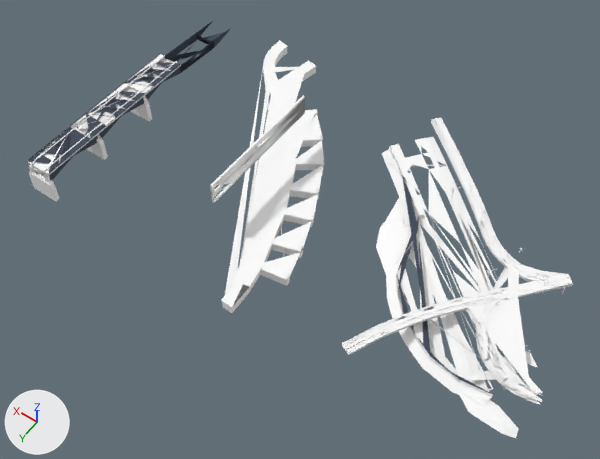
The glTF model models/street_island1_06.glb as it was, and as the next commit left it.
Before and after are seen from a 50 mm lens placed at (-704.0, -200.0, 490.0), pointed at (-476.0, -519.0, -11.0). Lighting does not change. The marker at lower left points along +X, +Y and +Z. The older version comes first.

Objects in the first picture: 'seg_1042', 'seg_1068', 'seg_1087', 'seg_1105', 'seg_1357', 'seg_1497', 'seg_1498', 'seg_1501', 'seg_1506', 'seg_1508', 'seg_537', 'seg_673', 'seg_686', 'seg_690' and 5 more.
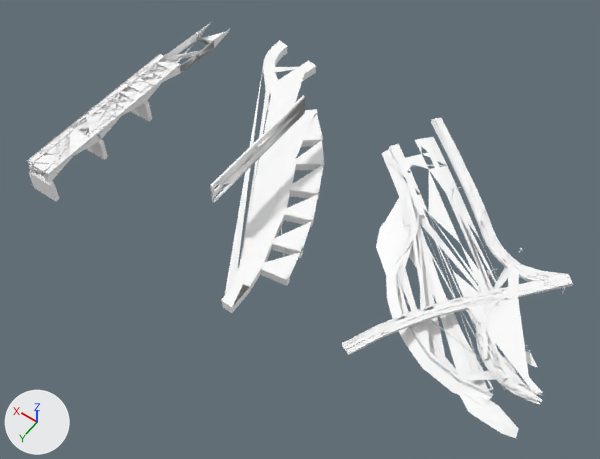
Boxes [x1, y1, x2, y2] around the edits, measured in the pictures (600 x 459 px):
'seg_1508', recoloured (greyish blue to white): [27, 83, 145, 174] in both
'seg_1506', recoloured: [393, 154, 494, 395] in both
'seg_1501', recoloured (lighter): [145, 22, 230, 100] in both
'seg_1498', recoloured (lighter): [124, 54, 181, 94] in both
'seg_1497', recoloured: [49, 98, 144, 180] in both

The change in detail:
Material 'GC_Z1_Props_Street_Alpha|BakeGroup_Island1_Roads0|2x' (mat_gc_z1_props_street_alpha_bakegroup_island1_roads0_2x) is new.
Its base color is (1.0, 1.0, 1.0) (white #ffffff).
Its roughness is 1.0.
me_seg_1497 has 26 vertices, 22 faces and spans x -291.1..-271.1, y -550.7..-439.1, z -5.3..3.3.
me_seg_1497 no longer uses material mat_dark (greyish blue #424b59).
me_seg_1497 gains material mat_gc_z1_props_street_alpha_bakegroup_island1_roads0_2x (white #ffffff).
me_seg_1498 has 20 vertices, 30 faces and spans x -292.9..-269.2, y -597.1..-550.7, z 5.8..6.7.
me_seg_1498 no longer uses material mat_dark (greyish blue #424b59).
me_seg_1498 gains material mat_gc_z1_props_street_alpha_bakegroup_island1_roads0_2x (white #ffffff).
me_seg_1501 has 28 vertices, 32 faces and spans x -291.1..-271.1, y -666.8..-550.7, z -8.1..3.2.
me_seg_1501 no longer uses material mat_dark (greyish blue #424b59).
me_seg_1501 gains material mat_gc_z1_props_street_alpha_bakegroup_island1_roads0_2x (white #ffffff).
me_seg_1506 has 34 vertices, 59 faces and spans x -662.0..-491.0, y -624.0..-471.0, z 0.0..1.0.
me_seg_1506 no longer uses material mat_dark (greyish blue #424b59).
me_seg_1506 gains material mat_gc_z1_props_street_alpha_bakegroup_island1_roads0_2x (white #ffffff).
me_seg_1508 has 40 vertices, 70 faces and spans x -292.9..-269.2, y -550.7..-439.1, z 5.8..6.7.
me_seg_1508 no longer uses material mat_dark (greyish blue #424b59).
me_seg_1508 gains material mat_gc_z1_props_street_alpha_bakegroup_island1_roads0_2x (white #ffffff).
